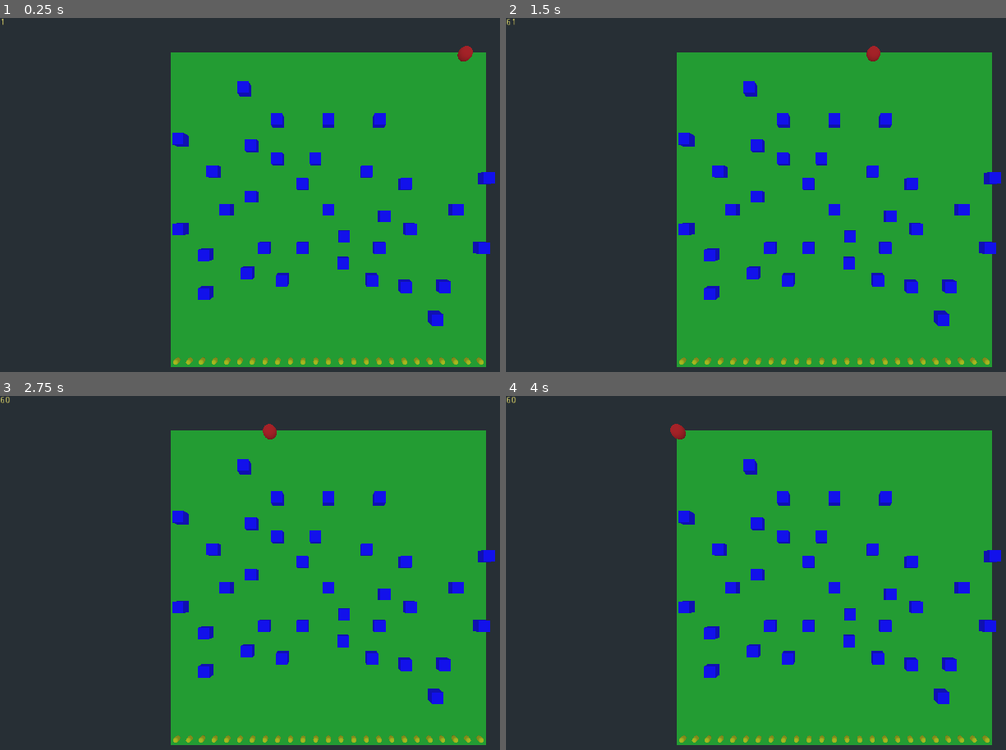
Above: before the commit, frames 1-4 (two rows, left to right).
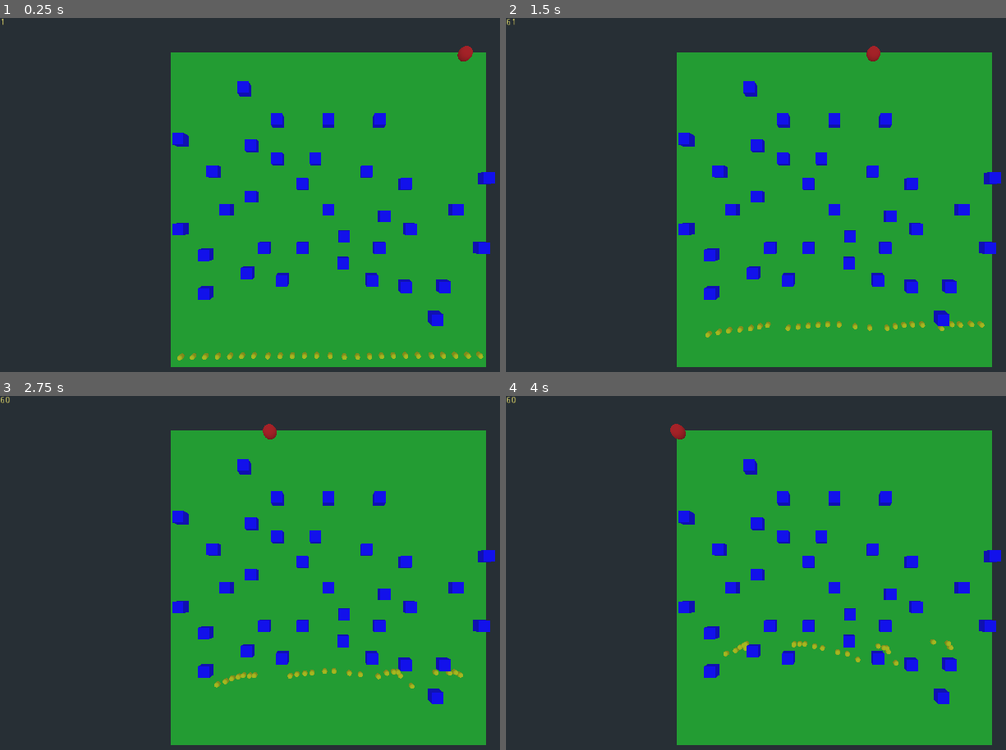
Above: after the commit, the same moments.

Repository: mc-carthy/gdAiBoilerplates
Game: Godot game, scene res://Pathfinding.tscn
Two runs of this game, one before a commit and one after it. Both use one fixed random seed, a clock stepped at 60 frames per second and the inputs below.
Inputs:
- Up to frame 1 (0.25 s): no input
- Up to frame 2 (1.5 s): no input
- Up to frame 3 (2.75 s): no input
- Up to frame 4 (4 s): no input

The runs differ from the first frame. In frame 1, 0.9% of the frame differs, in the area x 34-97%, y 94-98%; in frame 2, 0.9%; in frame 3, 0.8%; in frame 4, 0.7%.

Commit message:
Initial pathfinding done

Diff:
--- a/Pathfinding/Agent.gd
+++ b/Pathfinding/Agent.gd
@@ -16,4 +16,9 @@
 	global_translate(move_vec * move_speed * delta)
 
 func update_move_vec():
-	pass
+	var path = nav.get_simple_path(global_transform.origin, target.global_transform.origin)
+	if path.size() > 1:
+		var dir: Vector3 = path[1] - global_transform.origin
+		dir.y = 0
+		dir = dir.normalized()
+		move_vec = dir
Not shown: 2 places in Pathfinding/Pathfinding.tscn that only renumber resources
